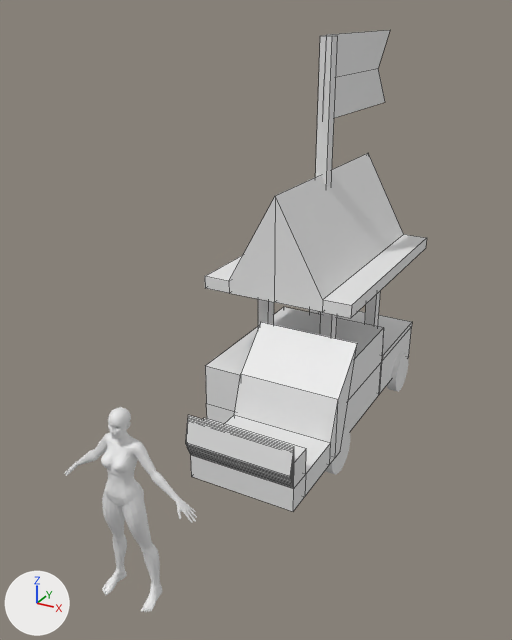
The FBX model Assets/micro/cart-0001.fbx: old version first, new version second.
The view is the same before and after, from a 50 mm lens placed at (5.73, -11.32, 8.26), pointed at (-0.26, -0.42, 2.81). Lighting does not change. The marker at lower left points along +X, +Y and +Z. Mesh edges are drawn as thin lines on the coarser meshes. Where no turn or scale is listed for an object, it has been applied to the vertices. Vertices at the same position are counted once.
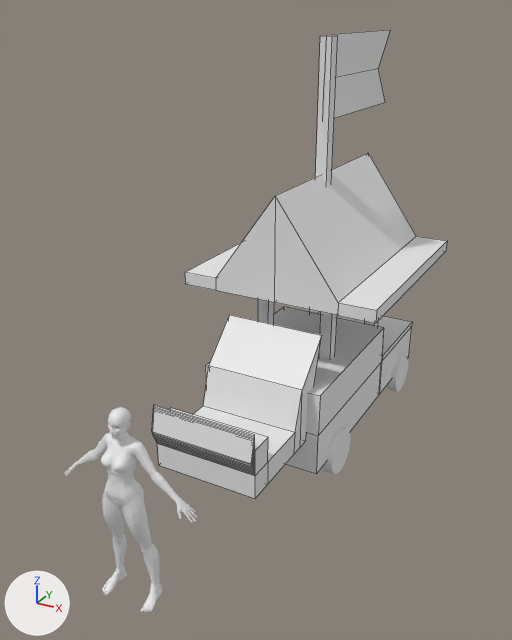
Commit message: fixed alignment and changed cart roof proportions

The change in detail:
me_plane has 28 vertices, 24 faces and spans x -1.56..1.56, y -2.33..2.33, z -0.25..4.4.
me_plane is used by ob_plane; location (0.0, 2.16, 3.39).
me_plane part 1: the loose piece of 20 vertices spanning x -1.56..1.56, y -2.33..2.33, z -0.25..1.81 is scaled about its middle by (1.3, 1, 1).
Object 'Cube.002' (ob_cube_002) moves from (0.71, -1.74, 1.67) to (0.0, -1.74, 1.67).

Location of each change, [x1, y1, x2, y2] in pixels of the pictures (512 x 640 px; the box of a moved part takes in the faces that stretch with it):
'Cube.002', moved: before [186, 322, 357, 512]; after [152, 315, 322, 498]
'Plane', reshaped (18% wider): before [205, 35, 427, 318]; after [185, 35, 447, 323]
part 1 of me_plane, moved or reshaped: before [205, 154, 427, 318]; after [185, 154, 447, 323]
